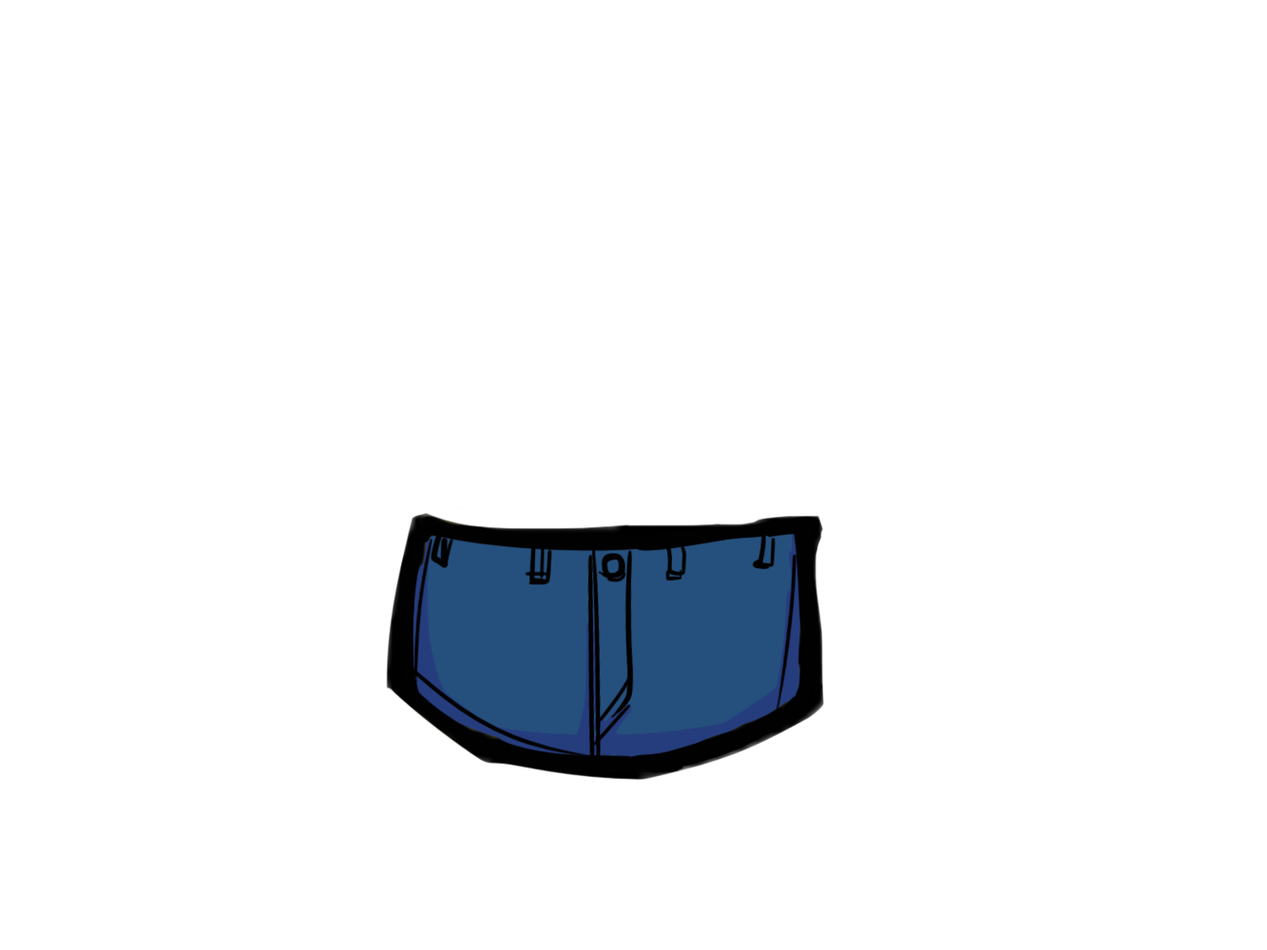
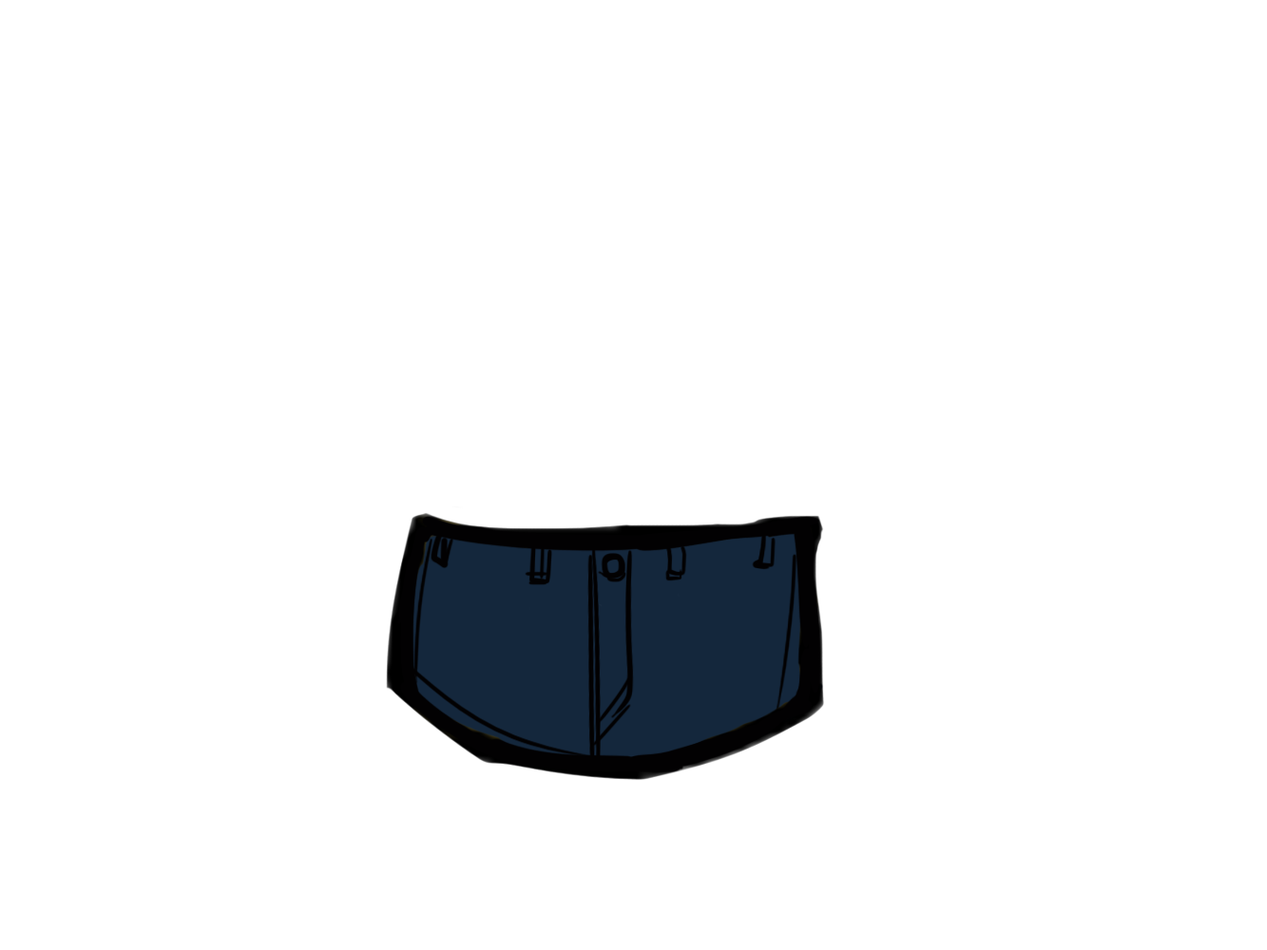
Layer changes from the first (1267, 950) image to the second:
added layer "Layer 4" above "Layer 3" over [412, 533, 823, 758]
added layer "Layer 3" above "Layer 2" over [412, 533, 823, 758]
